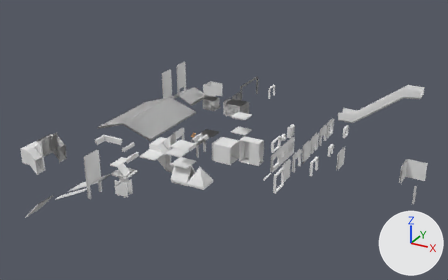
Before and after pictures for a commit that changed the Blender file U3D.blend.
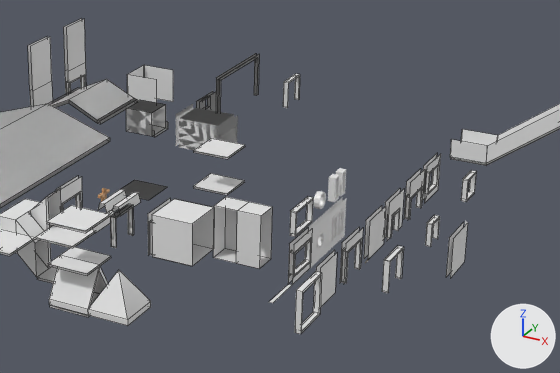
Each version is shown whole from a 50 mm camera at (55.8, -147.4, 75.3) aimed at (-20.4, -8.9, 6.0), then close up on the part from 34% to 86% of the width and 19% to 75% of the height. Every picture has the same lights, and +X, +Y and +Z are marked at lower right. The close-ups show mesh edges as thin lines.

Objects in the first close-up: 'Elevator Door.010', 'Floor.2349', 'Floor.2363', 'Germany Prison Cell', 'Ramp 2a', 'Ramp 2b.002', 'Roof', 'Roof Tri', 'Roof Tri 2', 'Roof.001', 'Wall.001', 'Wall.002'.
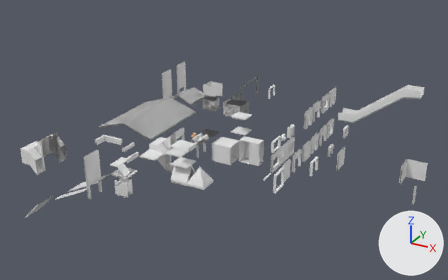
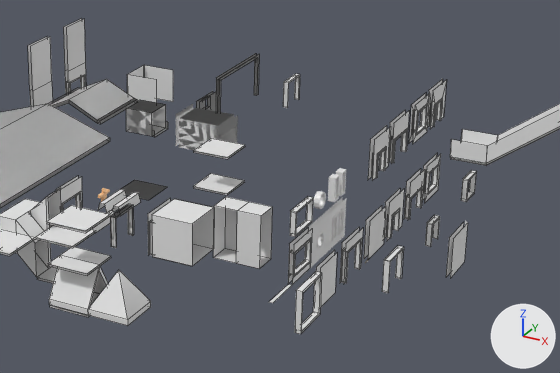
What differs and where, as boxes [x1, y1, x2, y2] in the close-ups (560 x 373 px):
'Door_imported', added
    after: [368, 125, 391, 181]
'Window.001', added
    after: [409, 93, 430, 144]
'Elevator Door.001', added
    after: [389, 110, 409, 164]
'Door_imported.001', added
    after: [428, 79, 447, 129]

The change in detail:
Mesh me_plane_036 is new.
It has 44 vertices, 37 faces and spans x -0.6..0.1, y 0.0..5.0, z -0.05..5.0.
Mesh me_plane_035 is new.
It has 40 vertices, 28 faces and spans x -0.6..0.1, y 0.0..5.0, z 0.0..5.0.
Mesh me_plane_031 is new.
It has 45 vertices, 25 faces and spans x -0.6..0.1, y 0.0..5.0, z -0.05..5.0.
Mesh me_plane_030 is new.
It has 44 vertices, 25 faces and spans x -0.6..0.1, y 0.0..5.0, z -0.05..5.0.
Object 'Door_imported.001' (ob_door_imported_001) is new; it shows me_plane_036.
Its location is (0.0, 19.0, 10.0).
Object 'Window.001' (ob_window_001) is new; it shows me_plane_035.
Its location is (0.0, 13.0, 10.0).
Object 'Elevator Door.001' (ob_elevator_door_001) is new; it shows me_plane_031.
Its location is (0.0, 6.0, 10.0).
Object 'Door_imported' (ob_door_imported) is new; it shows me_plane_030.
Its location is (0.0, 0.0, 10.0).
